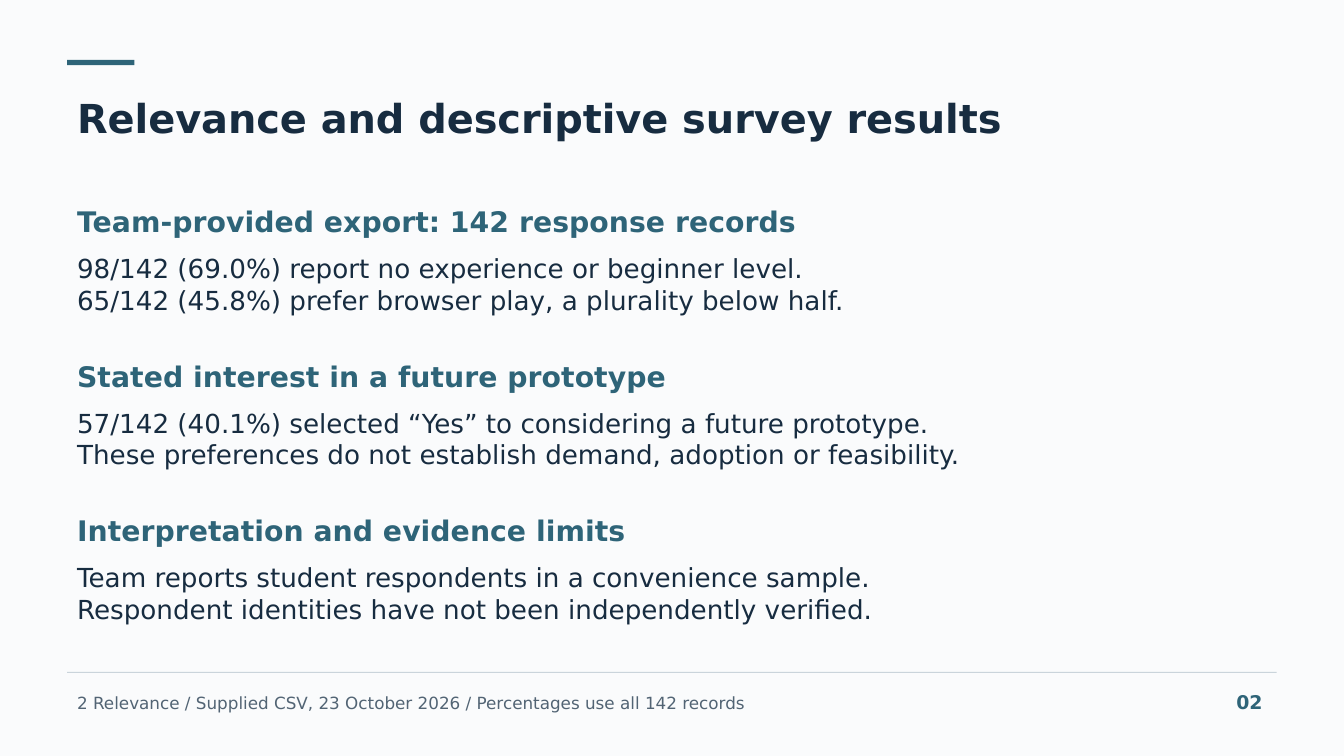
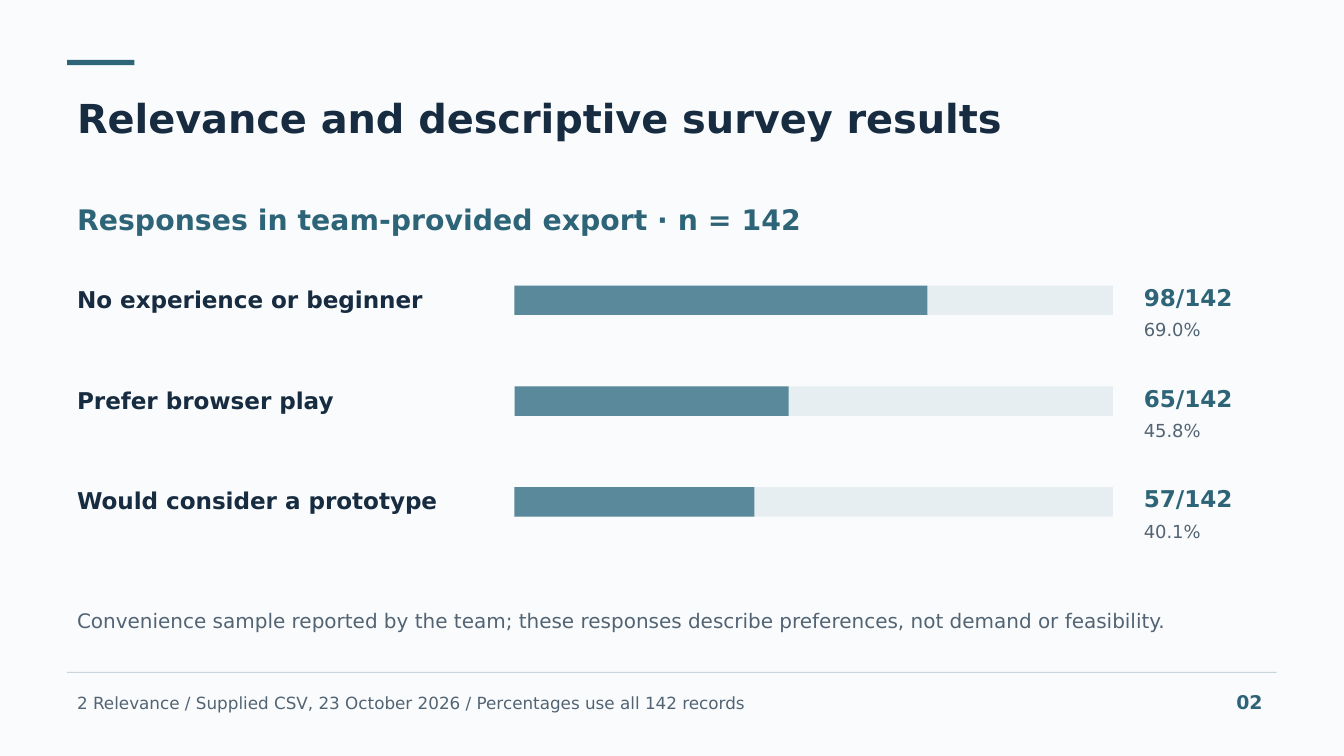
Before and after one commit to lastnurik/diploma, a slide deck: slide 2 of submission/diploma-final-presentation.pptx. Drawn at 1344x756 pixels with LibreOffice and Linux fonts; fonts in the diff are those of the drawing. Boxes give left, top, right and bottom in pixels: in the first picture for what was removed or moved away, otherwise in the second. Text is boxed around its words. In the diff, an @@ line names an element or a change of style, - is before the commit and + after.

```diff
--- a/submission/diploma-final-presentation.pptx
+++ b/submission/diploma-final-presentation.pptx
@@ text at <box>77,208,801,236</box>: text changed @@
-Team-provided export: 142 response records
+Responses in team-provided export · n = 142
@@ text removed at <box>77,258,844,315</box> @@
-98/142 (69.0%) report no experience or beginner level.
-65/142 (45.8%) prefer browser play, a plurality below half.
@@ text added at <box>77,290,422,313</box>, 16.5 pt, text #172C40, bold @@
+No experience or beginner
@@ rectangle added at <box>514,285,1113,315</box>, fill #E7EEF2 @@
@@ rectangle added at <box>514,285,928,315</box>, fill #5A899B @@
@@ text added at <box>1144,289,1232,308</box>, 16.5 pt, text #2E6478, bold @@
+98/142
@@ text added at <box>1144,322,1201,336</box>, 12.8 pt, text #526474 @@
+69.0%
@@ text removed at <box>77,365,665,393</box> @@
-Stated interest in a future prototype
@@ rectangle added at <box>514,386,1113,415</box>, fill #E7EEF2 @@
@@ rectangle added at <box>514,386,788,415</box>, fill #5A899B @@
@@ text removed at <box>77,413,959,470</box> @@
-57/142 (40.1%) selected “Yes” to considering a future prototype.
-These preferences do not establish demand, adoption or feasibility.
@@ text added at <box>77,391,333,414</box>, 16.5 pt, text #172C40, bold @@
+Prefer browser play
@@ text added at <box>1144,390,1232,409</box>, 16.5 pt, text #2E6478, bold @@
+65/142
@@ text added at <box>1144,423,1201,437</box>, 12.8 pt, text #526474 @@
+45.8%
@@ text added at <box>77,491,438,514</box>, 16.5 pt, text #172C40, bold @@
+Would consider a prototype
@@ rectangle added at <box>514,487,1113,516</box>, fill #E7EEF2 @@
@@ rectangle added at <box>514,487,754,516</box>, fill #5A899B @@
@@ text added at <box>1144,490,1232,509</box>, 16.5 pt, text #2E6478, bold @@
+57/142
@@ text removed at <box>77,519,625,547</box> @@
-Interpretation and evidence limits
@@ text added at <box>1144,524,1201,538</box>, 12.8 pt, text #526474 @@
+40.1%
@@ text removed at <box>77,567,872,624</box> @@
-Team reports student respondents in a convenience sample.
-Respondent identities have not been independently verified.
@@ text added at <box>77,613,1165,632</box>, 14.2 pt, text #526474 @@
+Convenience sample reported by the team; these responses describe preferences, not demand or feasibility.
```
Also in this commit, not shown: 6 other slides changed, 2 slides added, 2 slides removed, 14 other files.
